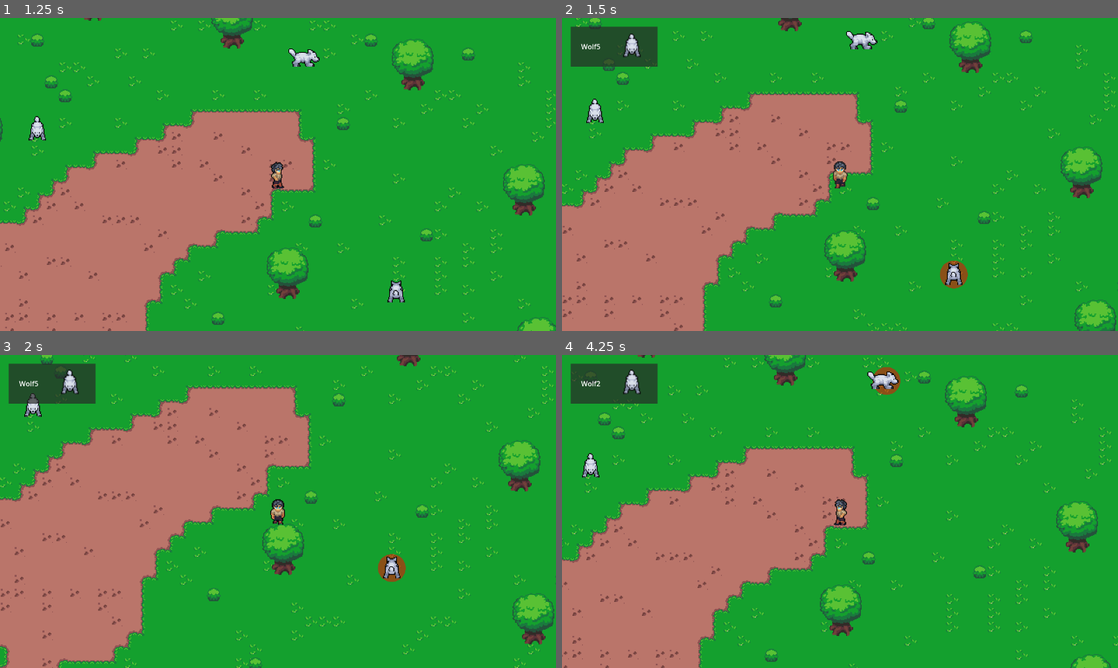
Above: before the commit, frames 1-4 (two rows, left to right).
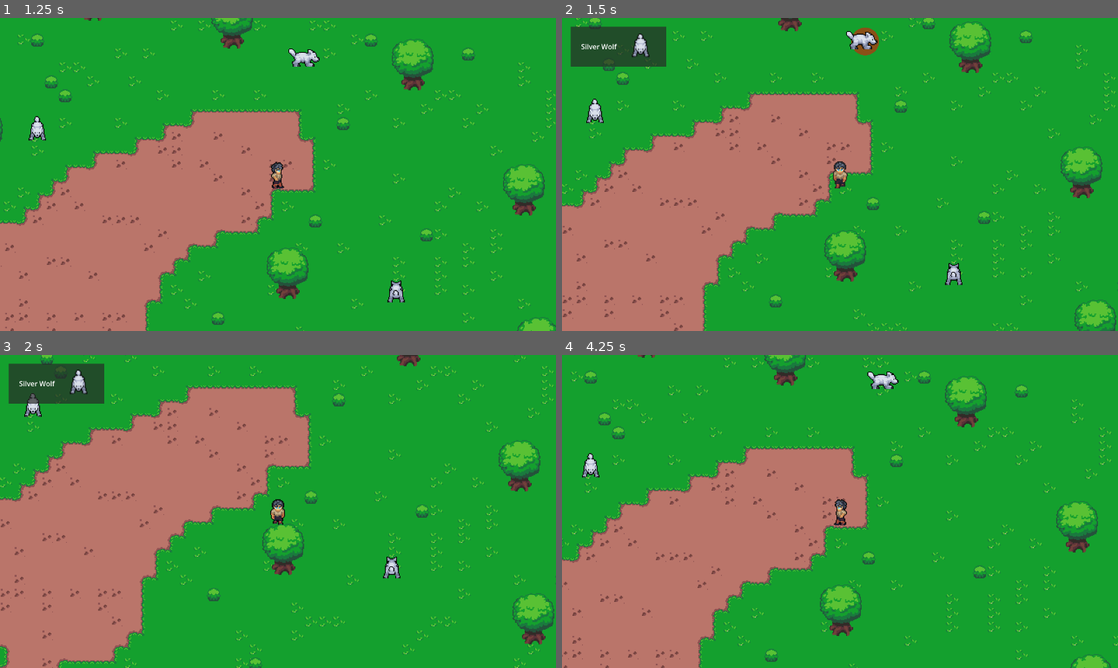
Above: after the commit, the same moments.

Repository: nexus482/shadows-of-azara
Game: Godot game, scene res://World.tscn
Two runs of this game, one before a commit and one after it. Both use one fixed random seed, a clock stepped at 60 frames per second and the inputs below.
Inputs (mouse positions are in pixels of both pictures, inside the frame that each line leads up to):
- Up to frame 1 (1.25 s): move the mouse to (400, 158) at 0.52 s; hold Right (ui_right) from 0.53 s (still down); tap Tab (tab_target) at 0.6 s; click (400, 158) at 0.67 s
- Up to frame 2 (1.5 s): move the mouse to (728, 190) at 1.27 s; release Right (ui_right) at 1.28 s; hold Down (ui_down) from 1.28 s (still down); tap Tab (tab_target) at 1.35 s
- Up to frame 3 (2 s): keep holding Down (ui_down)
- Up to frame 4 (4.25 s): move the mouse to (895, 442) at 2.02 s; release Down (ui_down) at 2.03 s; hold Right (ui_right) 2.03-2.78 s; tap Tab (tab_target) at 2.1, 2.85, 3.6 s; move the mouse to (812, 574) at 2.77 s; hold Up (ui_up) 2.78-3.53 s; click (812, 574) at 2.92 s; move the mouse to (1006, 558) at 3.52 s; hold Left (ui_left) from 3.53 s (still down); tap Escape (clear_target, bound only after the commit) at 4.15 s

Frame 1 is identical in both runs. In frame 2, 0.9% of the frame differs, in the area x 3-73%, y 2-87%; in frame 3, 0.8%; in frame 4, 2.2%, in the area x 1-61%, y 2-16%.

Commit message:
Target fixes

Diff:
--- a/World.tscn
+++ b/World.tscn
@@ -14,6 +14,7 @@
 [node name="Player" parent="Cliffhaven" instance=ExtResource("3_a8cgr")]
 position = Vector2(695, 275)
 speed = 100.0
+tab_target_range = 300.0
 
 [node name="CanvasLayer" type="CanvasLayer" parent="."]
 
--- a/creature/base/Creature.gd
+++ b/creature/base/Creature.gd
@@ -4,6 +4,7 @@
 enum MovementType { NONE, IDLE, RANDOM, WAYPOINT }
 
 @export var speed: float = 50.0
+@export var display_name: String = ""
 
 var movement_type: MovementType = MovementType.NONE:
 	set(value):
--- a/creature/base/Creature.tscn
+++ b/creature/base/Creature.tscn
@@ -6,6 +6,7 @@
 [node name="Creature" type="CharacterBody2D"]
 collision_layer = 4
 script = ExtResource("1_iwg7y")
+display_name = null
 movement_type = 0
 
 [node name="Sprite" type="AnimatedSprite2D" parent="."]
--- a/creature/wolf/Wolf.tscn
+++ b/creature/wolf/Wolf.tscn
@@ -310,6 +310,7 @@
 height = 16.0
 
 [node name="Wolf" instance=ExtResource("1_55onw")]
+display_name = "Silver Wolf"
 
 [node name="Sprite" parent="." index="0"]
 sprite_frames = SubResource("SpriteFrames_34ec7")
--- a/player/Player.gd
+++ b/player/Player.gd
@@ -1,6 +1,7 @@
 extends CharacterBody2D
 
 @export var speed = 200.0
+@export var tab_target_range: float = 250.0
 @onready var anim = $Sprite
 @onready var camera = $Camera
 
@@ -66,6 +67,8 @@
 func handle_actions():
 	if Input.is_action_just_pressed("tab_target"):
 		find_and_set_tab_target()
+	if Input.is_action_just_pressed("clear_target"):
+		TargetingManager.set_target(null)
 
 func _unhandled_input(event):
 	if event is InputEventMouseButton and event.button_index == MOUSE_BUTTON_LEFT and event.pressed:
@@ -74,14 +77,17 @@
 func find_and_set_tab_target():
 	var all_creatures = get_tree().get_nodes_in_group("creatures")
 	var valid_targets = []
+	var range_squared = tab_target_range * tab_target_range
 
 	for creature in all_creatures:
-		var direction_to_creature = (creature.global_position - global_position).normalized()
-		# Use dot product to check if the creature is in front of the player (within a 180-degree cone)
-		if direction_to_creature.dot(last_direction) > 0:
-			valid_targets.append(creature)
+		# Check if the creature is within range
+		if global_position.distance_squared_to(creature.global_position) > range_squared:
+			continue
+
+		valid_targets.append(creature)
 
 	if valid_targets.is_empty():
+		TargetingManager.set_target(null)
 		return
 
 	# Sort valid targets by distance to the player
@@ -89,4 +95,13 @@
 		return global_position.distance_squared_to(a.global_position) < global_position.distance_squared_to(b.global_position)
 	)
 
-	TargetingManager.set_target(valid_targets[0])
+	var current_target = TargetingManager.current_target
+	var current_target_index = -1
+	if current_target in valid_targets:
+		current_target_index = valid_targets.find(current_target)
+
+	var next_target_index = 0
+	if current_target_index != -1:
+		next_target_index = (current_target_index + 1) % valid_targets.size()
+
+	TargetingManager.set_target(valid_targets[next_target_index])
--- a/project.godot
+++ b/project.godot
@@ -32,6 +32,11 @@
 "events": [Object(InputEventKey,"resource_local_to_scene":false,"resource_name":"","device":-1,"window_id":0,"alt_press …(195 unchanged characters)…
 ]
 }
+clear_target={
+"deadzone": 0.2,
+"events": [Object(InputEventKey,"resource_local_to_scene":false,"resource_name":"","device":-1,"window_id":0,"alt_pressed":false,"shift_pressed":false,"ctrl_pressed":false,"meta_pressed":false,"pressed":false,"keycode":0,"physical_keycode":4194305,"key_label":0,"unicode":0,"location":0,"echo":false,"script":null)
+]
+}
 
 [layer_names]
 
--- a/ui/target/TargetPreview.gd
+++ b/ui/target/TargetPreview.gd
@@ -13,7 +13,7 @@
 			preview_sprite.sprite_frames = target_sprite.sprite_frames
 			preview_sprite.play("idle_down")
 
-		name_label.text = target.name
+		name_label.text = target.display_name if target.display_name != "" else target.name
 		show()
 	else:
 		hide()
